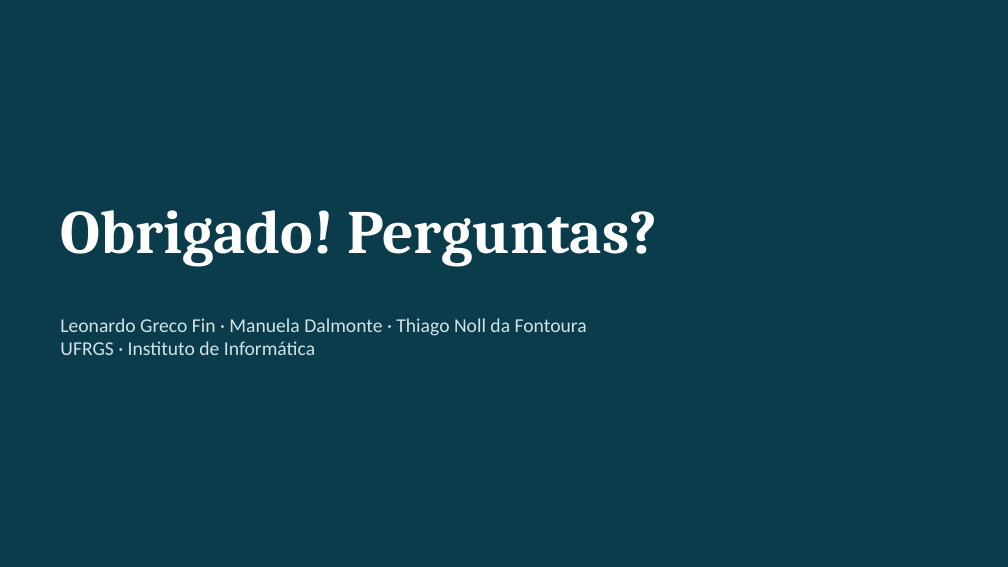
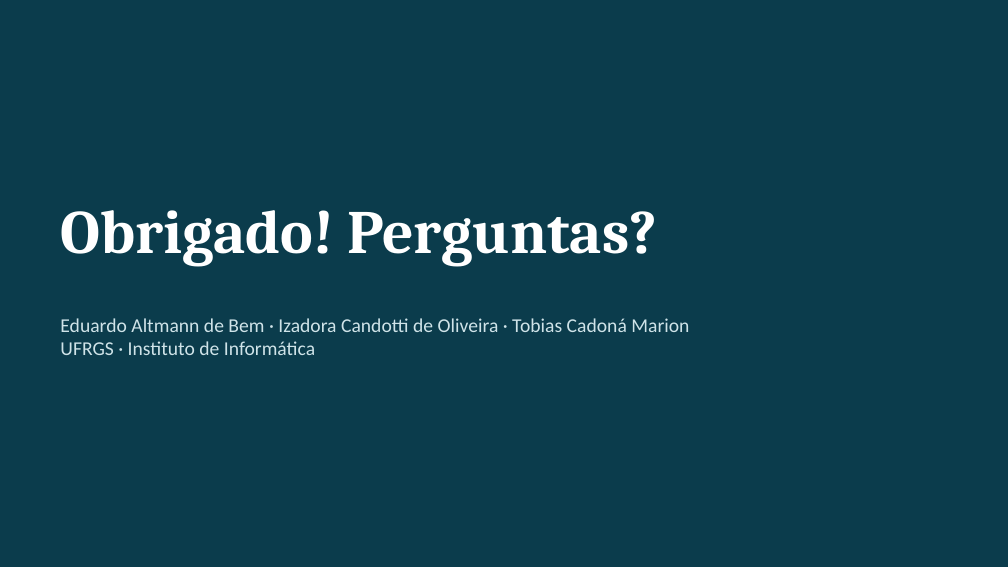
Before and after one commit to tobiasMarion/mTSP-health-router, a slide deck: slide 19 of Apresentação Final - SUS.pptx. Drawn at 1008x567 pixels with LibreOffice and Linux fonts; fonts in the diff are those of the drawing. Boxes give left, top, right and bottom in pixels: in the first picture for what was removed or moved away, otherwise in the second. Text is boxed around its words. In the diff, an @@ line names an element or a change of style, - is before the commit and + after.

```diff
--- a/Apresentação Final - SUS.pptx
+++ b/Apresentação Final - SUS.pptx
@@ text at [60,318,689,332]: text changed @@
-Leonardo Greco Fin · Manuela Dalmonte · Thiago Noll da Fontoura
+Eduardo Altmann de Bem · Izadora Candotti de Oliveira · Tobias Cadoná Marion
```
Also in this commit, not shown: 1 other slide changed, 1 other file.
